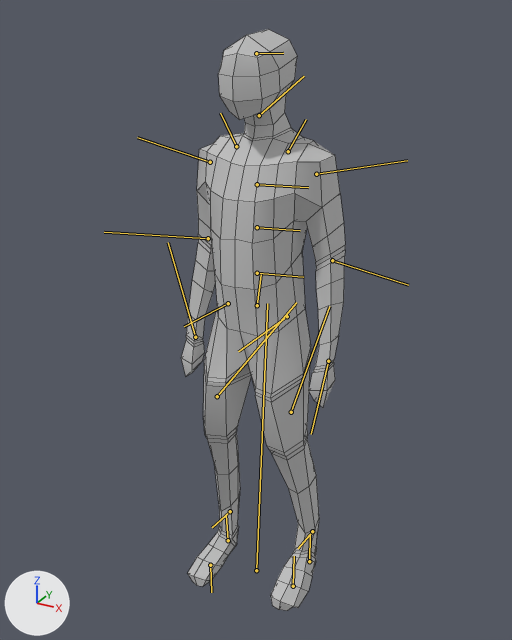
The FBX model Character/animationComponents/idleAnimation.fbx: old version first, new version second.
Rendered twice from a 50 mm camera at (0.947, -1.73, 1.844) aimed at (-0.021, 0.031, 0.964). Arrows for +X, +Y and +Z are at lower left; the lights stay in place. Both versions are drawn at frame 17 of the action 'Take 001'; the numbers are the values there. The bones that bend it are drawn over the model as lines. Mesh edges are drawn as thin lines.
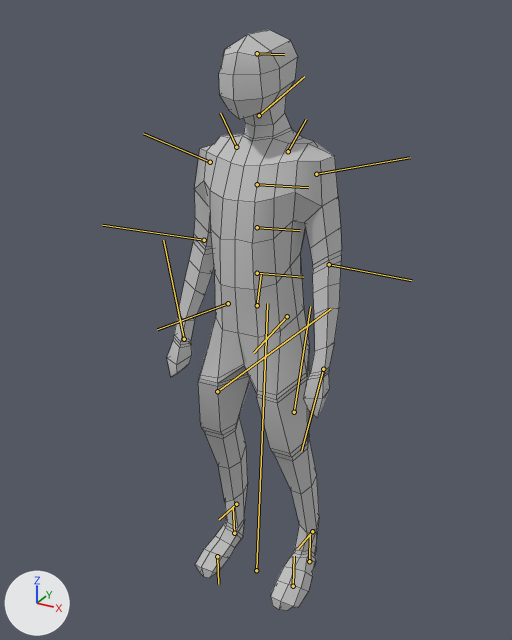
Changed parts and their boxes [x1, y1, x2, y2] in the pictures (512 x 640 px):
'polySurface1', posed (7% wider): before [181, 29, 345, 611]; after [167, 30, 342, 611]
bone 'Hip_L_Jnt', root to tip: before (287, 316) to (238, 351); after (287, 316) to (253, 353)
bone 'Hip_R_Jnt', root to tip: before (228, 303) to (184, 326); after (228, 303) to (157, 329)
bone 'Knee_R_Jnt', root to tip: before (217, 396) to (296, 302); after (217, 391) to (331, 308)
bone 'Ankle_R_Jnt', root to tip: before (230, 511) to (212, 527); after (236, 504) to (219, 519)
bone 'Shoulder_R_Jnt', root to tip: before (210, 162) to (137, 137); after (210, 162) to (143, 133)
bone 'Shoulder_L_Jnt', root to tip: before (316, 174) to (407, 160); after (316, 174) to (410, 157)

The change in detail:
Bone 'Hip_L_Jnt' (bone_hip_l_jnt) turns from (-10, 3, 11) to (-18, 5, 10) degrees about its own x, y and z.
Bone 'Ankle_L_Jnt' (bone_ankle_l_jnt) turns from (10, -3, 6) to (18, -6, 5) degrees about its own x, y and z.
Bone 'Hip_R_Jnt' (bone_hip_r_jnt) turns from (0, -2, 17) to (16, -4, 11) degrees about its own x, y and z.
Bone 'Knee_R_Jnt' (bone_knee_r_jnt) turns from (0, 1, 23) to (0, 1, 18) degrees about its own x, y and z.
Bone 'Ankle_R_Jnt' (bone_ankle_r_jnt) turns from (0, 0, 6) to (-16, 5, 6) degrees about its own x, y and z.
Bone 'Shoulder_R_Jnt' (bone_shoulder_r_jnt) turns from (-7, -4, -16) to (0, 0, -14) degrees about its own x, y and z.
Bone 'Shoulder_L_Jnt' (bone_shoulder_l_jnt) turns from (5, 7, -14) to (0, 0, -14) degrees about its own x, y and z.
